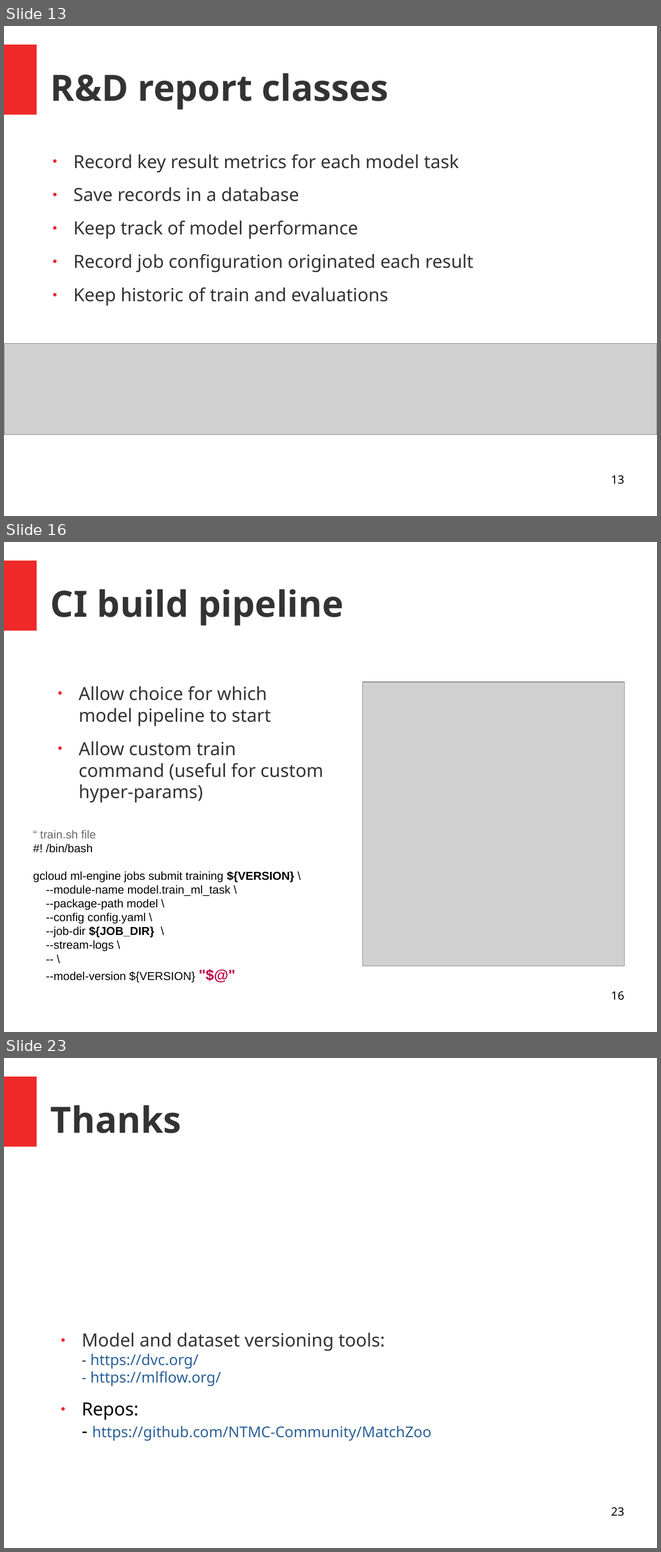
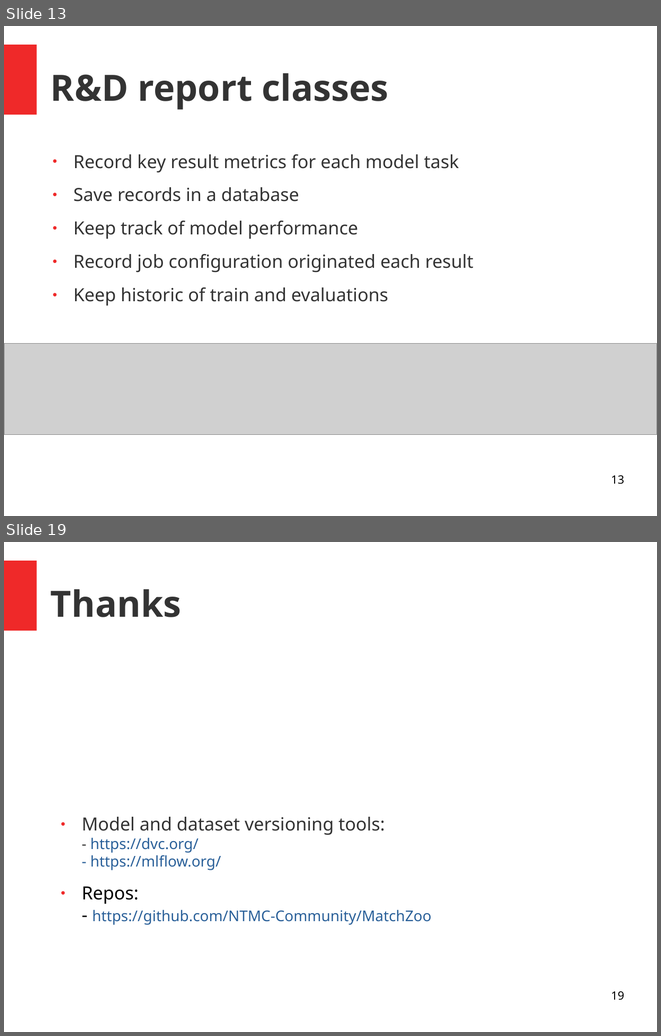
Before and after one commit to andrefsp/models-to-production, a slide deck: models-to-production.odp. Shown one above the other, each under a label of ours: slides 13, 16 and 23 before the commit, slides 13 and 19 after it; the slides between them are not shown. The pictures are 661x1552 and 661x1036 pixels, drawn with LibreOffice and Linux fonts; fonts in the diff are those of the drawing; grey boxes stand for pictures. Boxes give left, top, right and bottom in pixels: in the first picture for what was removed or moved away, otherwise in the second. Text is boxed around its words. In the diff, an @@ line names an element or a change of style, - is before the commit and + after.

```diff
--- a/models-to-production.odp
+++ b/models-to-production.odp
@@ slide 16 removed at box(4, 542, 657, 1032), background #FFFFFF; not listed: 1 template element that a slide beside it also shows @@
@@ title removed at box(51, 589, 344, 626) @@
-CI build pipeline
@@ picture removed at box(362, 682, 625, 966) @@
@@ text removed at box(79, 686, 324, 802) @@
-● Allow choice for which model pipeline to start
-● Allow custom train command (useful for custom hyper-params)
@@ text removed at box(33, 830, 294, 982) @@
-“ train.sh file
-#! /bin/bash
-gcloud ml-engine jobs submit training ${VERSION} \
---module-name model.train_ml_task \
---package-path model \
---config config.yaml \
---job-dir ${JOB_DIR} \
---stream-logs \
--- \
---model-version ${VERSION} "$@"
@@ page number removed at box(611, 991, 624, 1000) @@
-16
@@ what was slide 23 is now slide 19 @@
@@ page number at box(611, 991, 624, 1000): text changed @@
-23
+19
```
Also in this commit, not shown: 11 slides changed, 1 slide added, 4 other slides removed.
